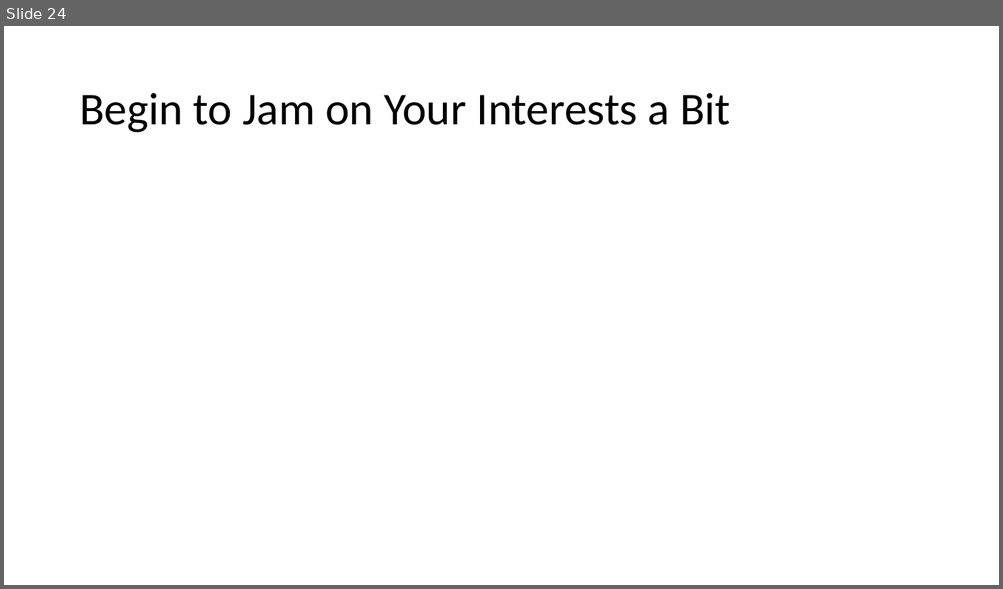
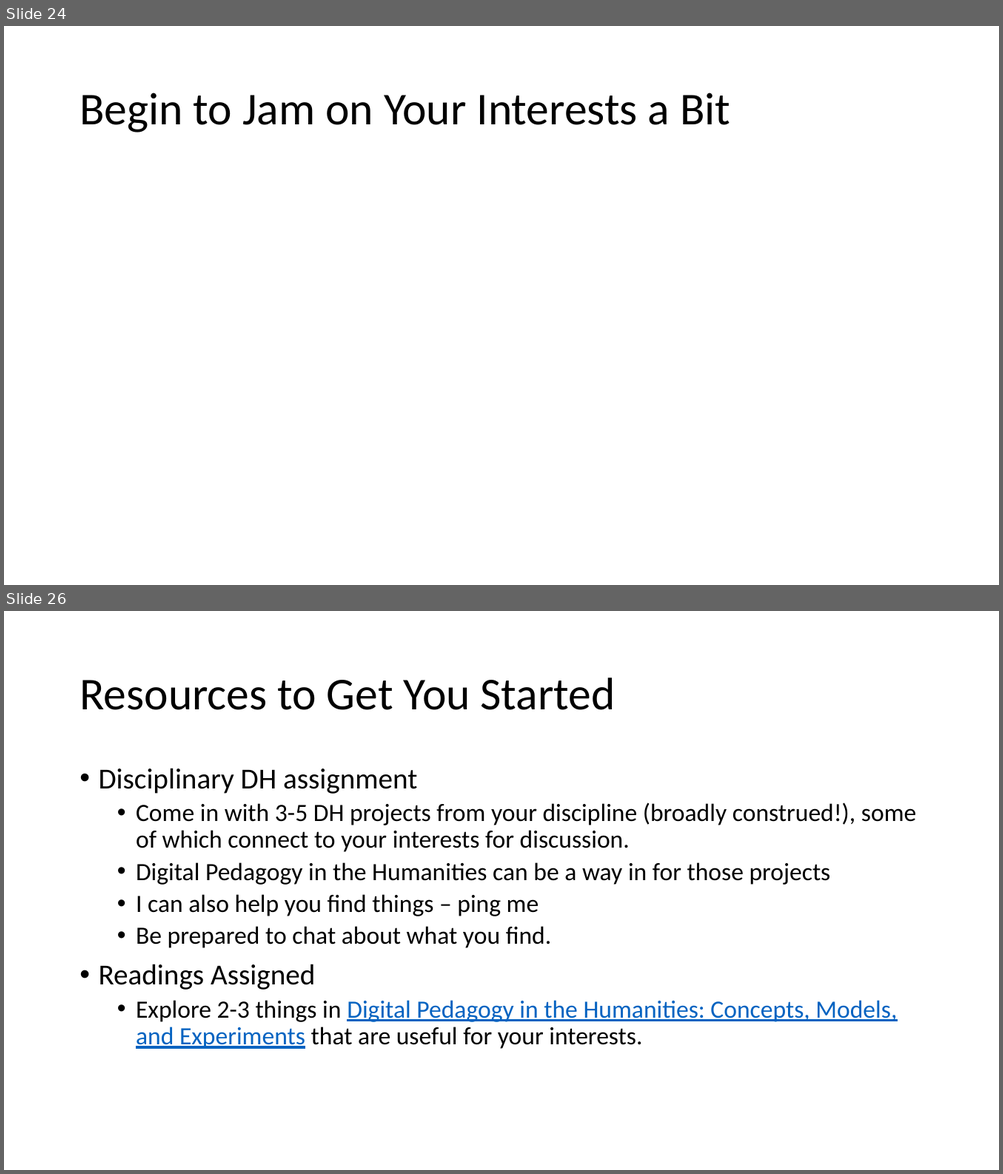
Before and after one commit to scholarslab/praxis, a slide deck: assets/workshop-on-workshops/workshop-on-workshops.pptx. Shown one above the other, each under a label of ours: slide 24 before the commit, slides 24 and 26 after it; the slides between them are not shown. The pictures are 1003x589 and 1003x1174 pixels, drawn with LibreOffice and Linux fonts; fonts in the diff are those of the drawing. Boxes give left, top, right and bottom in pixels: in the first picture for what was removed or moved away, otherwise in the second. Text is boxed around its words. In the diff, an @@ line names an element or a change of style, - is before the commit and + after.

```diff
--- a/assets/workshop-on-workshops/workshop-on-workshops.pptx
+++ b/assets/workshop-on-workshops/workshop-on-workshops.pptx
@@ slide 26 added at (x1=4, y1=611, x2=999, y2=1170), background #FFFFFF @@
@@ title added at (x1=79, y1=678, x2=615, y2=710), 44 pt, text #000000 @@
+Resources to Get You Started
@@ text added at (x1=99, y1=768, x2=916, y2=1049), 24 pt, text #000000 @@
+• Disciplinary DH assignment
+  • Come in with 3-5 DH projects from your discipline (broadly construed!), some of which connect to your interests for discussion.
+  • Digital Pedagogy in the Humanities can be a way in for those projects
+  • I can also help you find things – ping me
+  • Be prepared to chat about what you find.
+• Readings Assigned
+  • Explore 2-3 things in Digital Pedagogy in the Humanities: Concepts, Models, and Experiments that are useful for your interests.
```
Also in this commit, not shown: 6 slides changed, 1 other file.
